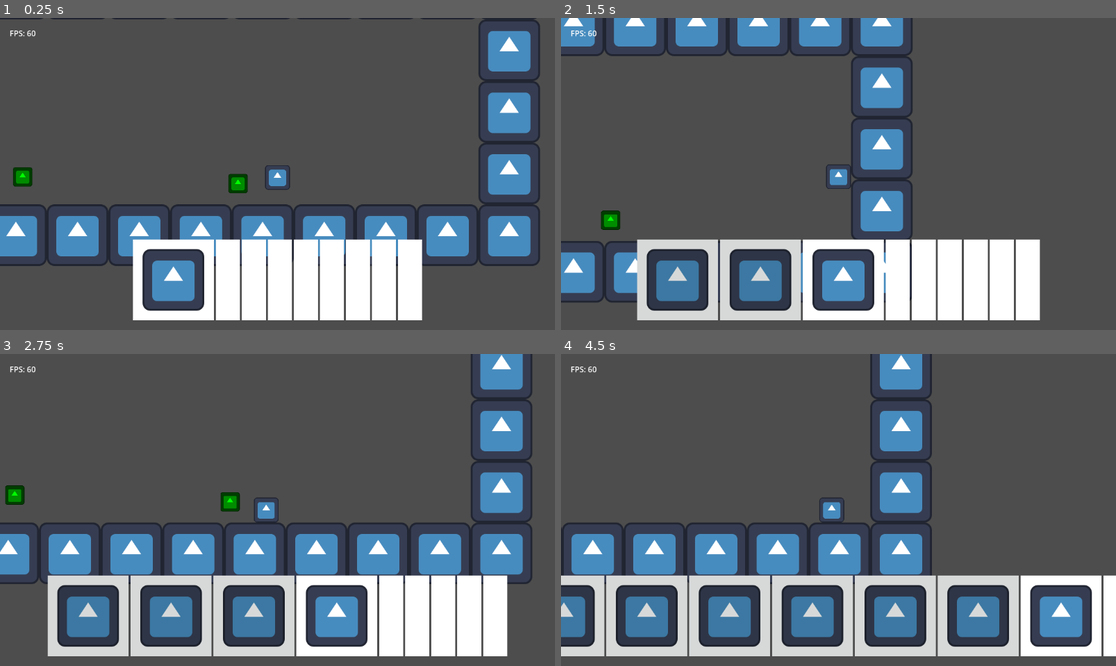
Above: before the commit, frames 1-4 (two rows, left to right).
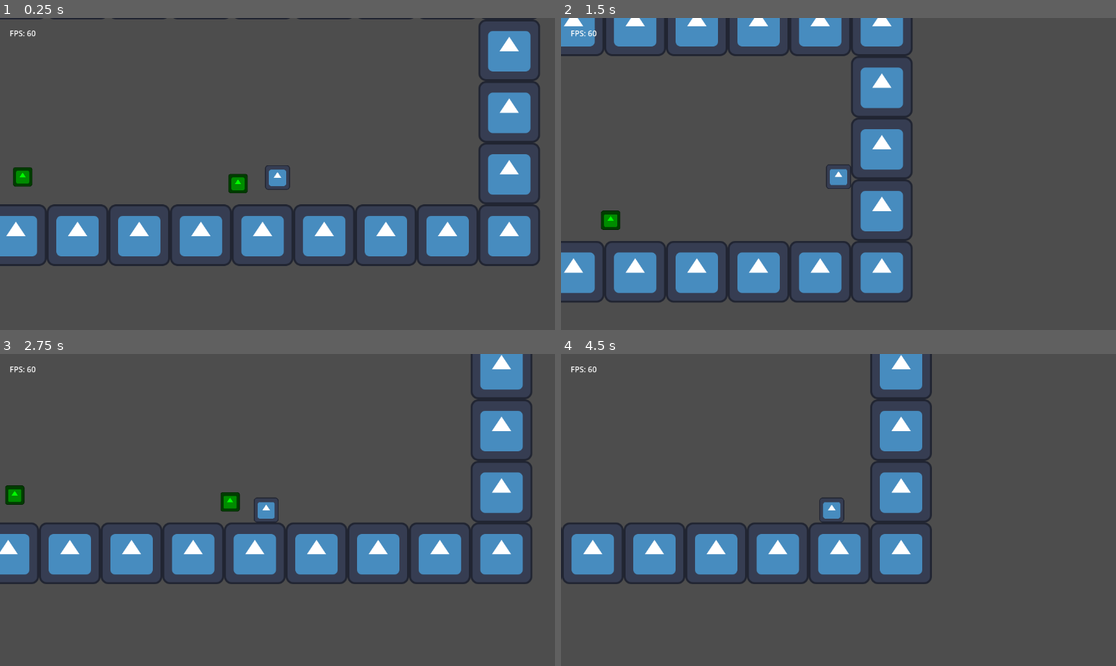
Above: after the commit, the same moments.

Repository: TheHumanMRP/RPG-Life-Tracker
Game: Godot game, scene res://Folders/Systems/Main/Scenes/main_scene.tscn
Two runs of this game, one before a commit and one after it. Both use one fixed random seed, a clock stepped at 60 frames per second and the inputs below. The engine's default icon, where the game draws it, is replaced by a stand-in: a white triangle on a blue panel in a dark square.
Inputs (mouse positions are in pixels of both pictures, inside the frame that each line leads up to):
- Up to frame 1 (0.25 s): no input
- Up to frame 2 (1.5 s): move the mouse to (733, 280) at 0.52 s; hold D (move_right) from 0.53 s (still down); tap I (add_test_sword) at 0.6, 1.35 s; click (733, 280) at 0.67 s; tap Space (jump) at 0.77 s; move the mouse to (788, 280) at 1.27 s; click (788, 280) at 1.42 s
- Up to frame 3 (2.75 s): tap Space (jump) at 1.52 s; move the mouse to (283, 616) at 2.02 s; release D (move_right) at 2.03 s; hold A (move_left) from 2.03 s (still down); tap I (add_test_sword) at 2.1 s; click (283, 616) at 2.17 s
- Up to frame 4 (4.5 s): move the mouse to (899, 616) at 2.77 s; release A (move_left) at 2.78 s; hold D (move_right) 2.78-4.28 s; tap I (add_test_sword) at 2.85, 3.6, 4.35 s; click (899, 616) at 2.92 s; tap Space (jump) at 3.02, 3.77 s; move the mouse to (949, 616) at 3.52 s; click (949, 616) at 3.67 s; move the mouse to (1005, 616) at 4.27 s; hold A (move_left) from 4.28 s (still down); click (1005, 616) at 4.42 s

The runs differ from the first frame. In frame 1, 12% of the frame differs, in the area x 23-77%, y 70-97%; in frame 2, 17%; in frame 3, 20%; in frame 4, 25%, in the area x 0-100%, y 70-97%.
Error after the commit: Parse Error: Could not parse global class "HotbarSlot" from "res://Folders/Systems/Inventory_System/Scripts/hotbar_slot.gd". (res://Folders/Systems/Inventory_S…

Commit message:
Auto commit at 2026-07-05 22:05:29

Diff:
--- a/Folders/Systems/Inventory_System/Scripts/hotbar_slot.gd
+++ b/Folders/Systems/Inventory_System/Scripts/hotbar_slot.gd
@@ -9,8 +9,7 @@
 @onready var display_logo: TextureRect = $%Logo_Display
 @onready var slot_number_label: Label = $%Slot_Number
 
-const UNSELECTED_HEX_VALUE: String = "34343400"
-const SELECTED_HEX_VALUE: String = "34343464"
+const UNSELECTED_HEX_VALUE: String = "34343400"34343464
 
 var EMPTY_SLOT: int = Global.get_empty_hotbar_slot_const()
 
@@ -34,7 +33,7 @@
 	var selected_slot_index: int = Global.get_selected_hotbar_index()
 
 	if selected_slot_index != slot_index:
-		selection_color_fade.color.hex(int(UNSELECTED_HEX_VALUE))
+		selection_color_fade.color = int(UNSELECTED_HEX_VALUE)
 		return
 
 	selection_color_fade.color = int(SELECTED_HEX_VALUE)
